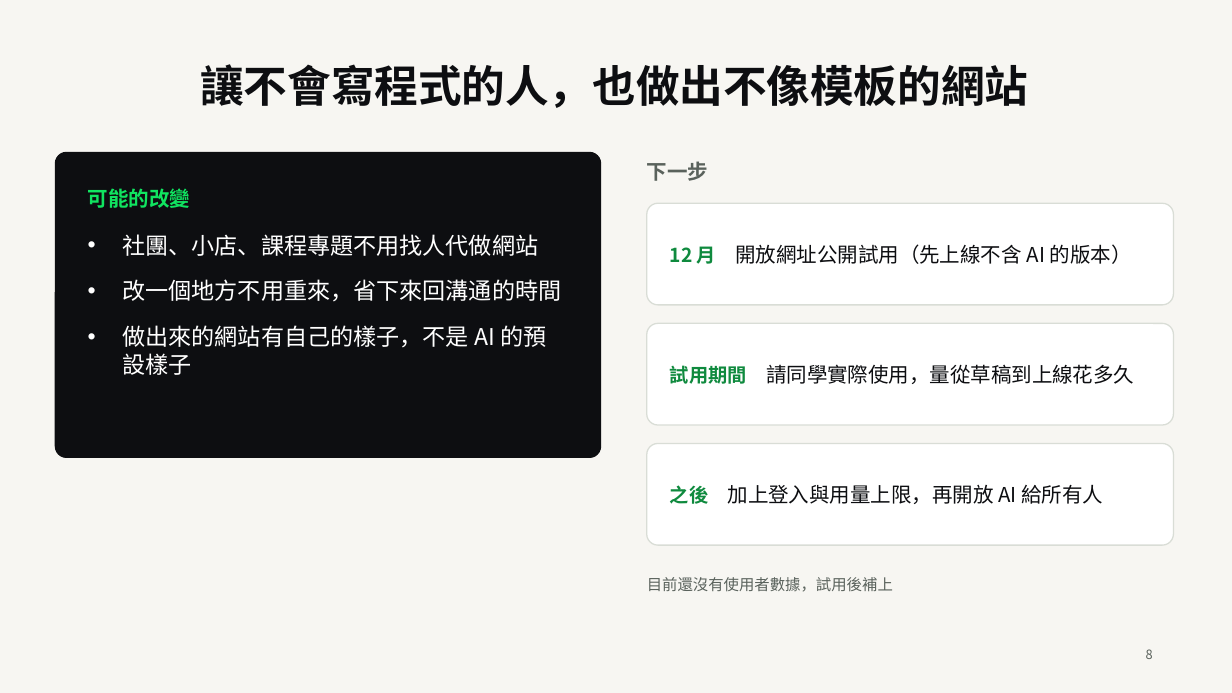
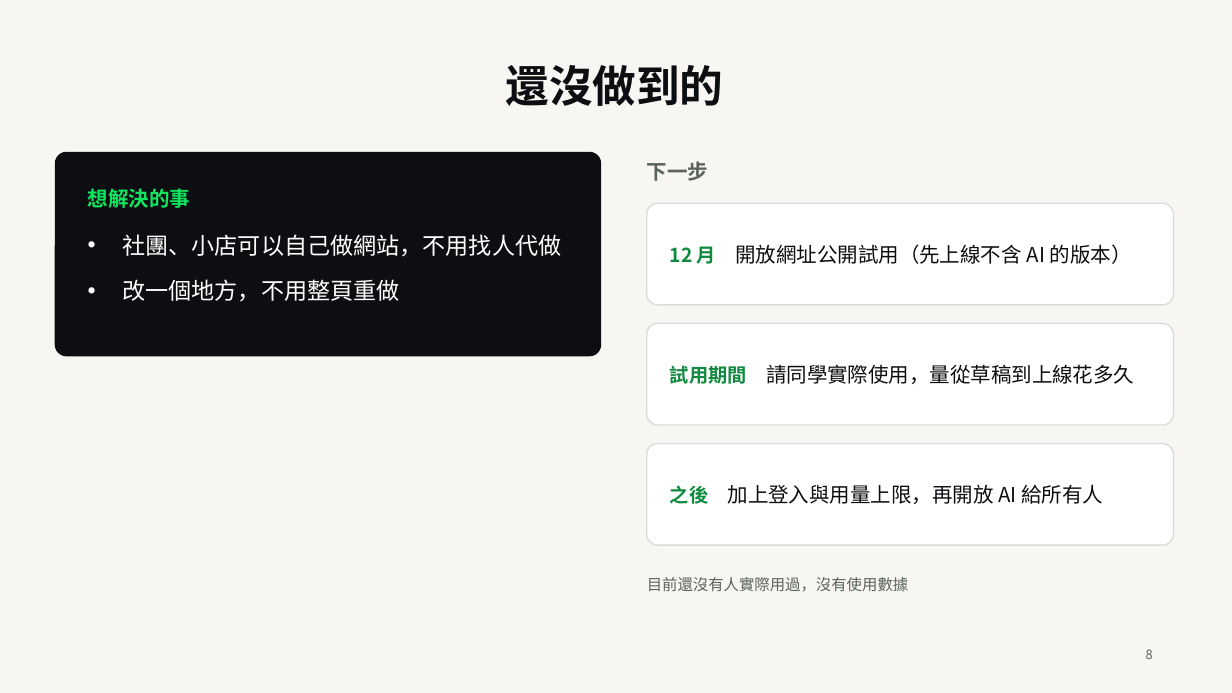
Before and after one commit to ChewyChloe/Sketch2Site, a slide deck: slide 8 of docs/demo-day/Sketch2Site-DemoDay-v1.pptx. Drawn at 1232x693 pixels with LibreOffice and Linux fonts; fonts in the diff are those of the drawing. Boxes give left, top, right and bottom in pixels: in the first picture for what was removed or moved away, otherwise in the second. Text is boxed around its words. In the diff, an @@ line names an element or a change of style, - is before the commit and + after.

```diff
--- a/docs/demo-day/Sketch2Site-DemoDay-v1.pptx
+++ b/docs/demo-day/Sketch2Site-DemoDay-v1.pptx
@@ title at (x1=506, y1=65, x2=724, y2=106): text changed @@
-讓不會寫程式的人，也做出不像模板的網站
+還沒做到的
@@ rounded rectangle resized from (x1=55, y1=152, x2=601, y2=457) to (x1=55, y1=152, x2=601, y2=356) @@
@@ rounded rectangle at (x1=55, y1=152, x2=601, y2=356): proportions changed @@
@@ text at (x1=88, y1=188, x2=190, y2=208): text changed @@
-可能的改變
+想解決的事
@@ text at (x1=122, y1=234, x2=561, y2=302): text changed @@
-• 社團、小店、課程專題不用找人代做網站
-• 改一個地方不用重來，省下來回溝通的時間
-• 做出來的網站有自己的樣子，不是 AI 的預設樣子
+• 社團、小店可以自己做網站，不用找人代做
+• 改一個地方，不用整頁重做
@@ text at (x1=647, y1=577, x2=909, y2=592): text changed @@
-目前還沒有使用者數據，試用後補上
+目前還沒有人實際用過，沒有使用數據
```
Also in this commit, not shown: 8 other slides changed, 1 slide removed, 6 other files.
